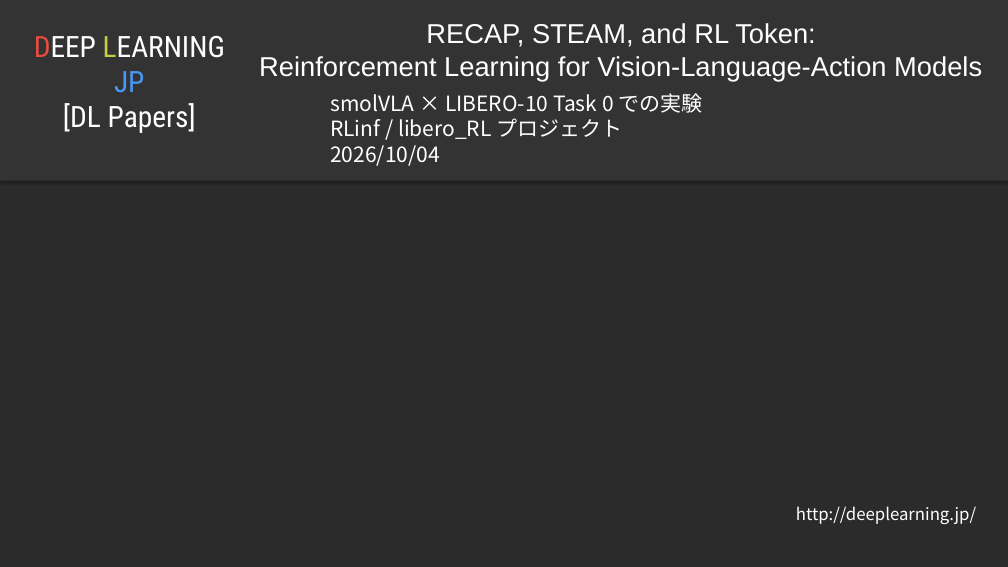
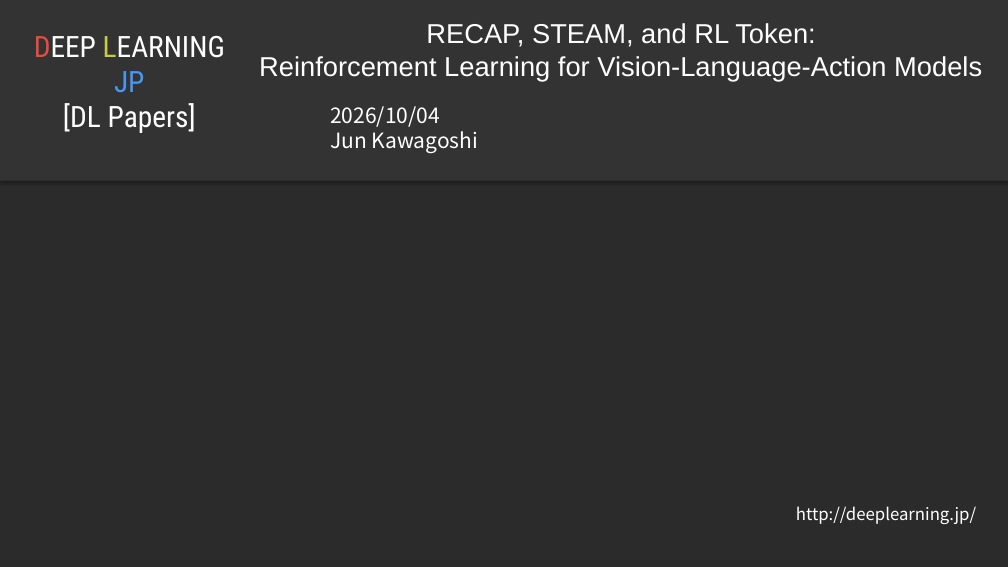
Before and after one commit to Junhand/libero_RL, a slide deck: slide 1 of docs/RECAP_STEAM_RLToken.pptx. Drawn at 1008x567 pixels with LibreOffice and Linux fonts; fonts in the diff are those of the drawing; background and template pictures are left out; a plain dark background stands for a picture behind light text. Boxes give left, top, right and bottom in pixels: in the first picture for what was removed or moved away, otherwise in the second. Text is boxed around its words. In the diff, an @@ line names an element or a change of style, - is before the commit and + after.

```diff
--- a/docs/RECAP_STEAM_RLToken.pptx
+++ b/docs/RECAP_STEAM_RLToken.pptx
@@ text "2026/10/04": place and size @@
-text "2026/10/04" at [330,93,703,166]
+text "2026/10/04" at [330,106,479,153]
@@ text at [330,93,703,139]: paragraphs removed @@
-smolVLA × LIBERO-10 Task 0 での実験
-RLinf / libero_RL プロジェクト
@@ text at [330,131,479,153]: paragraph added @@
+Jun Kawagoshi
```
Also in this commit, not shown: 1 other file.
